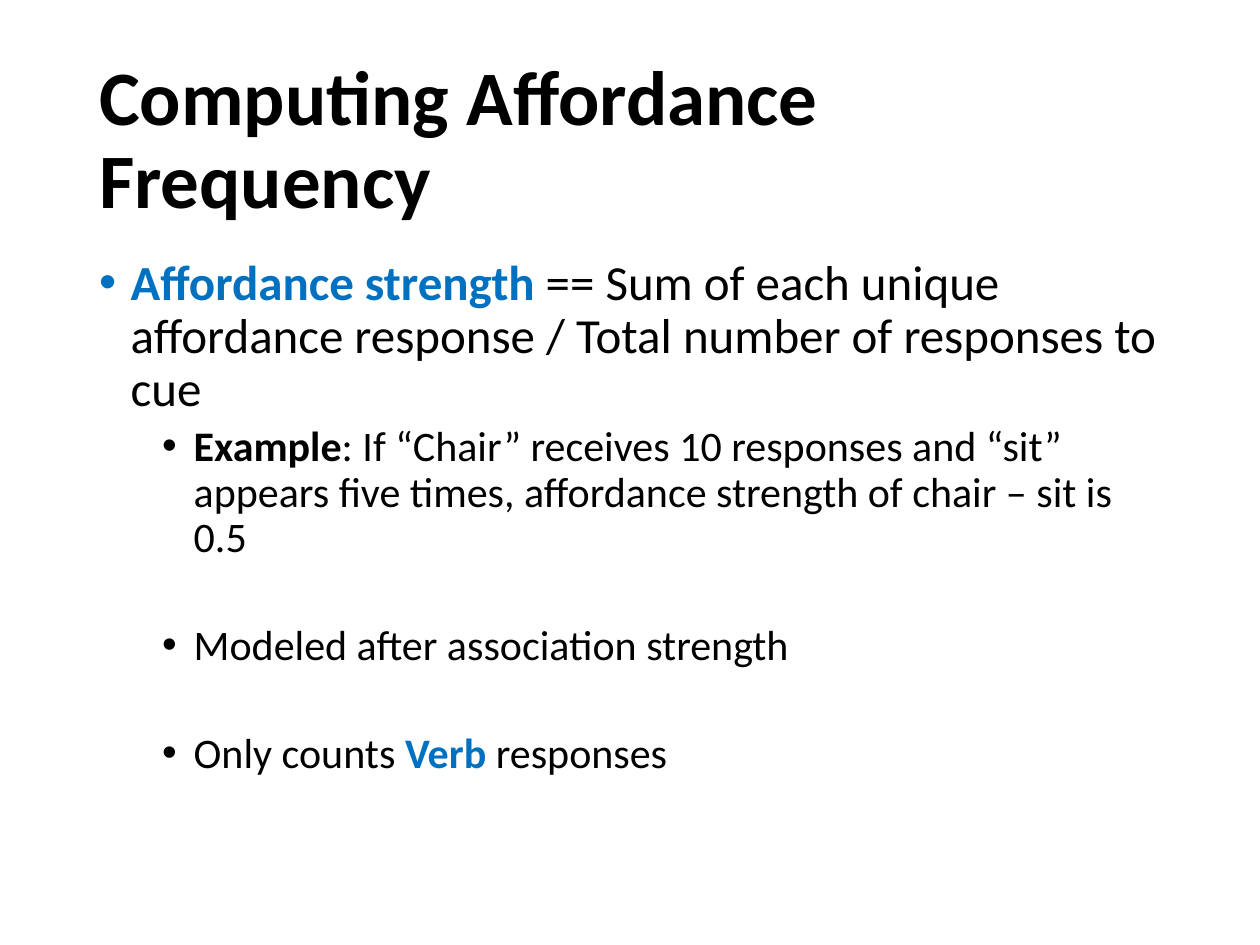
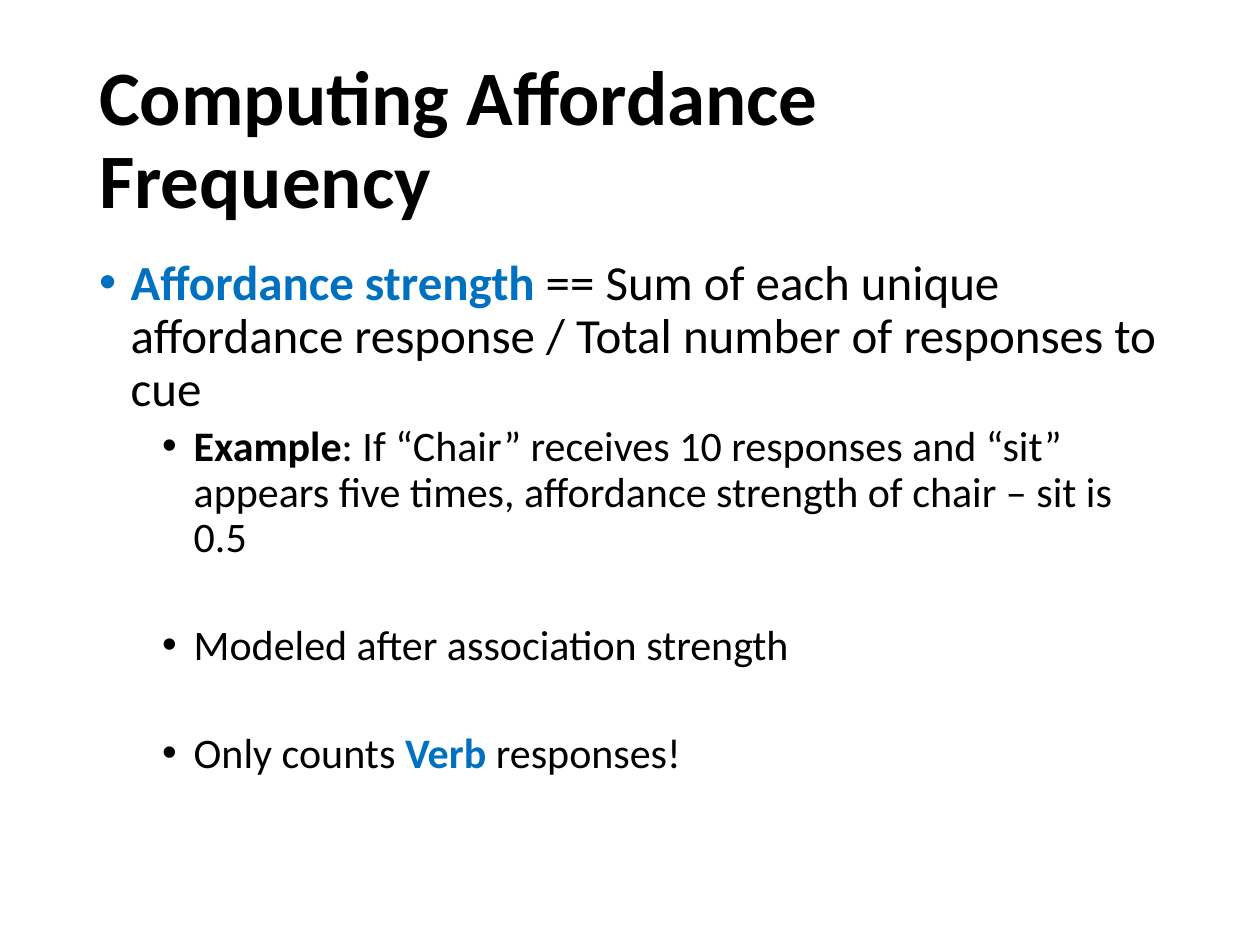
Before and after one commit to npm27/Affordance-Norms, a slide deck: slide 27 of 5 Presentations/UCONN 2022.pptx. Drawn at 1260x945 pixels with LibreOffice and Linux fonts; fonts in the diff are those of the drawing. Boxes give left, top, right and bottom in pixels: in the first picture for what was removed or moved away, otherwise in the second. Text is boxed around its words. In the diff, an @@ line names an element or a change of style, - is before the commit and + after.

```diff
--- a/5 Presentations/UCONN 2022.pptx
+++ b/5 Presentations/UCONN 2022.pptx
@@ text at bbox=[194, 738, 681, 775]: text changed @@
-  • Only counts Verb responses
+  • Only counts Verb responses!
```
Also in this commit, not shown: 4 other slides changed, 2 slides added, 1 slide removed, 2 other files.
